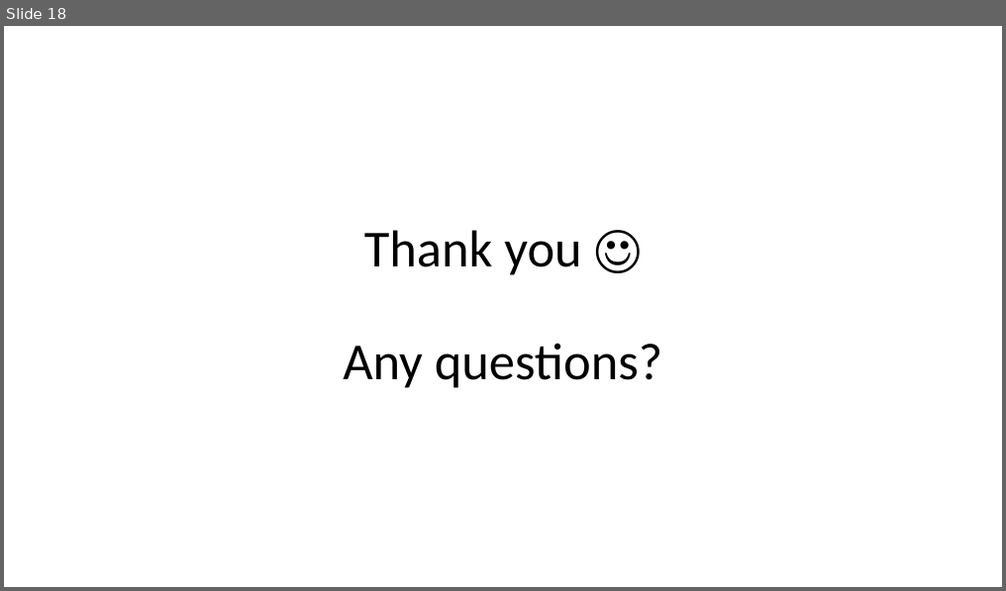
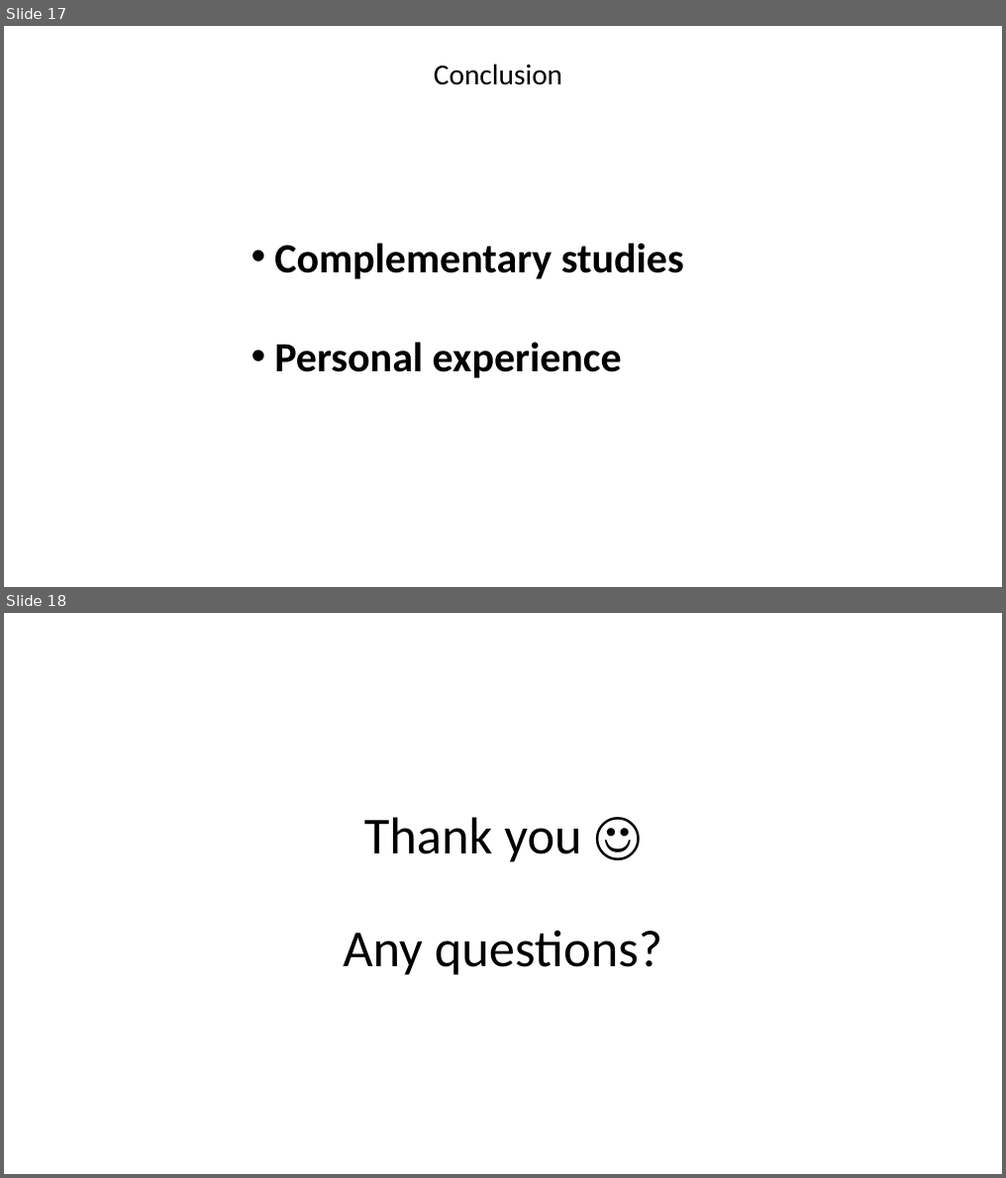
Before and after one commit to anais-spire/endangered_species_SDM, a slide deck: Oral_presentation.pptx. Shown one above the other, each under a label of ours: slide 18 before the commit, slides 17 and 18 after it. The pictures are 1006x591 and 1006x1178 pixels, drawn with LibreOffice and Linux fonts; fonts in the diff are those of the drawing. Boxes give left, top, right and bottom in pixels: in the first picture for what was removed or moved away, otherwise in the second. Text is boxed around its words. In the diff, an @@ line names an element or a change of style, - is before the commit and + after.

```diff
--- a/Oral_presentation.pptx
+++ b/Oral_presentation.pptx
@@ slide 17 added at (4,26,1002,587), background #FFFFFF @@
@@ text added at (434,64,562,85), 28 pt, text #000000 @@
+Conclusion
@@ text added at (274,243,684,378), 40 pt, text #000000, bold @@
+• Complementary studies
+• Personal experience
```
Also in this commit, not shown: 3 slides changed, 1 other slide added, 2 slides removed.
